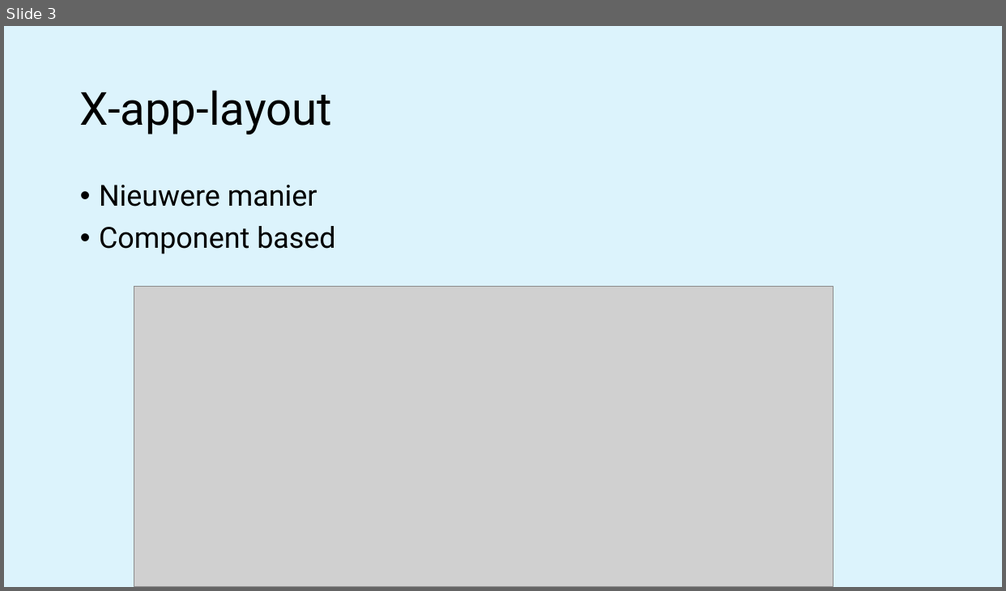
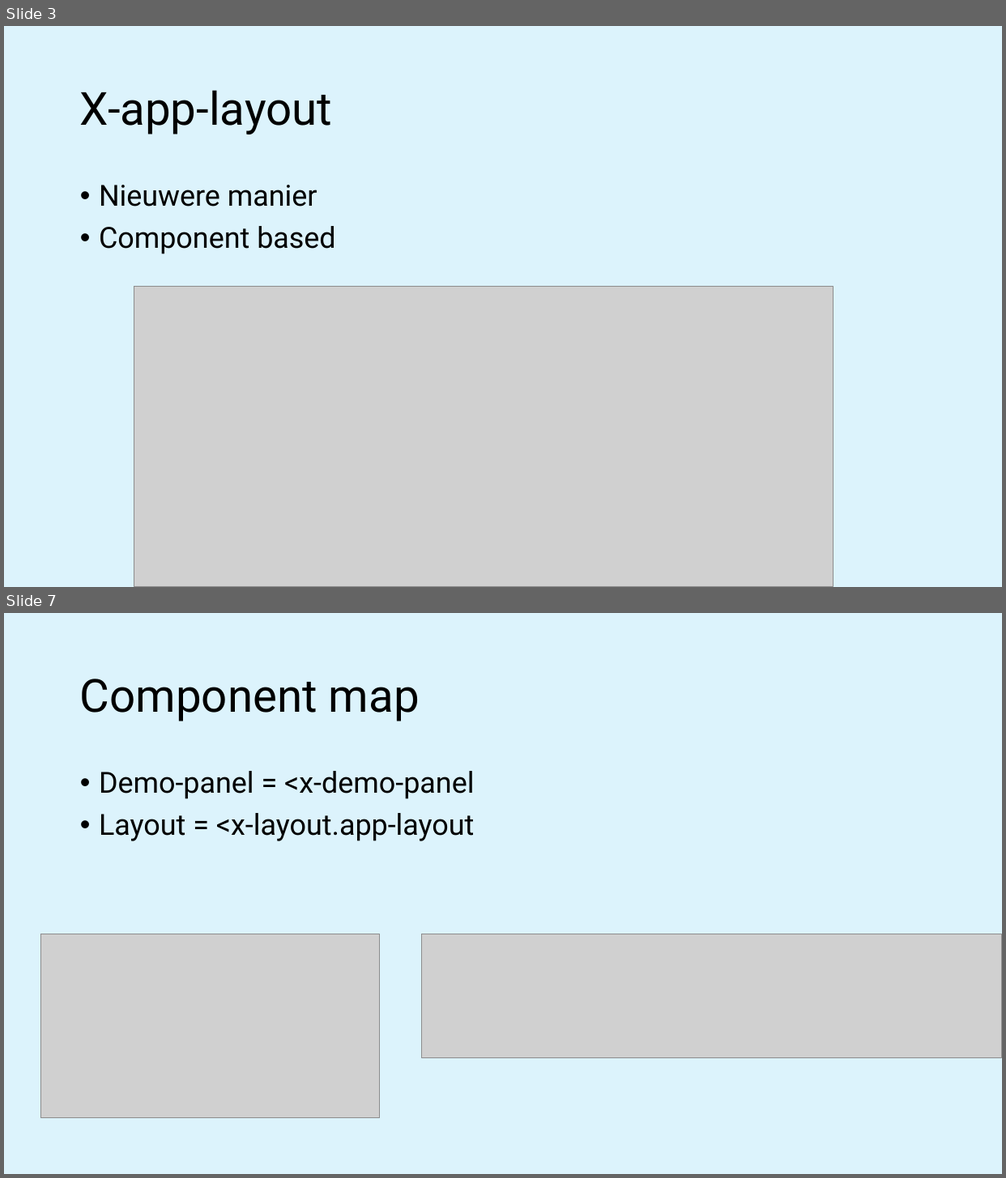
Before and after one commit to progsen/m8prog_laravel, a slide deck: week4 - Blade 2/M8Prog laravel 05 - Component Layouts.pptx. Shown one above the other, each under a label of ours: slide 3 before the commit, slides 3 and 7 after it; the slides between them are not shown. The pictures are 1006x591 and 1006x1178 pixels, drawn with LibreOffice and Linux fonts; fonts in the diff are those of the drawing; grey boxes stand for pictures. Boxes give left, top, right and bottom in pixels: in the first picture for what was removed or moved away, otherwise in the second. Text is boxed around its words. In the diff, an @@ line names an element or a change of style, - is before the commit and + after.

```diff
--- a/week4 - Blade 2/M8Prog laravel 05 - Component Layouts.pptx
+++ b/week4 - Blade 2/M8Prog laravel 05 - Component Layouts.pptx
@@ slide 7 added at box(4, 613, 1002, 1174), background #CAEEFB at 65% opacity @@
@@ title added at box(80, 679, 420, 722), 44 pt, text #000000 @@
+Component map
@@ text added at box(99, 771, 475, 841), 28 pt, text #000000 @@
+• Demo-panel = <x-demo-panel
+• Layout = <x-layout.app-layout
@@ picture added at box(40, 934, 380, 1118) @@
@@ picture added at box(422, 934, 1002, 1058) @@
```
Also in this commit, not shown: 2 slides changed, 2 other slides added, 12 other files.
